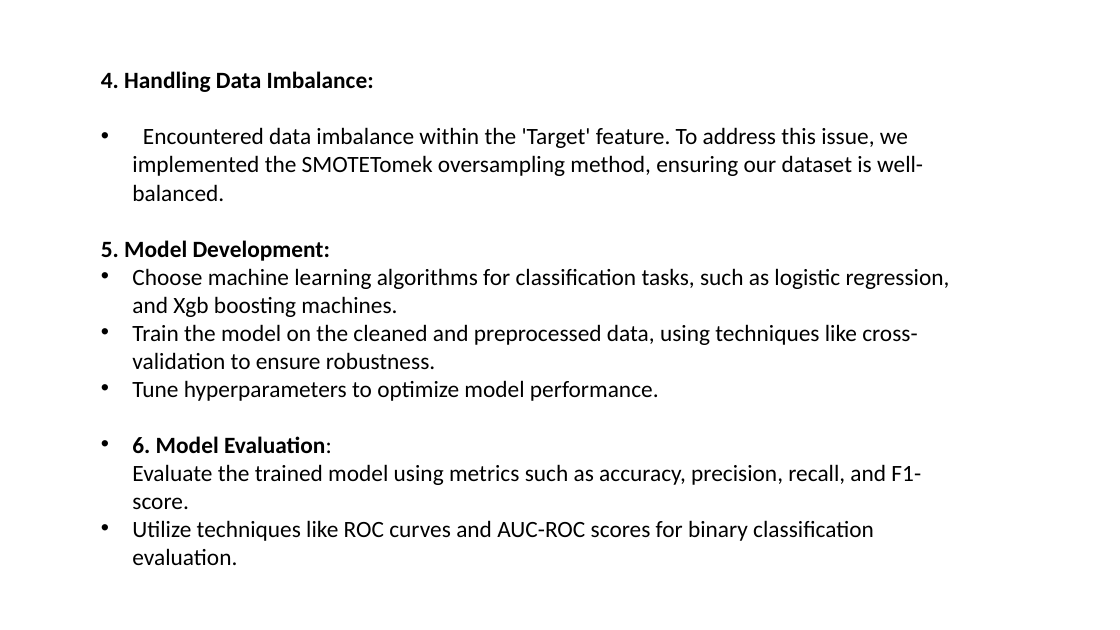
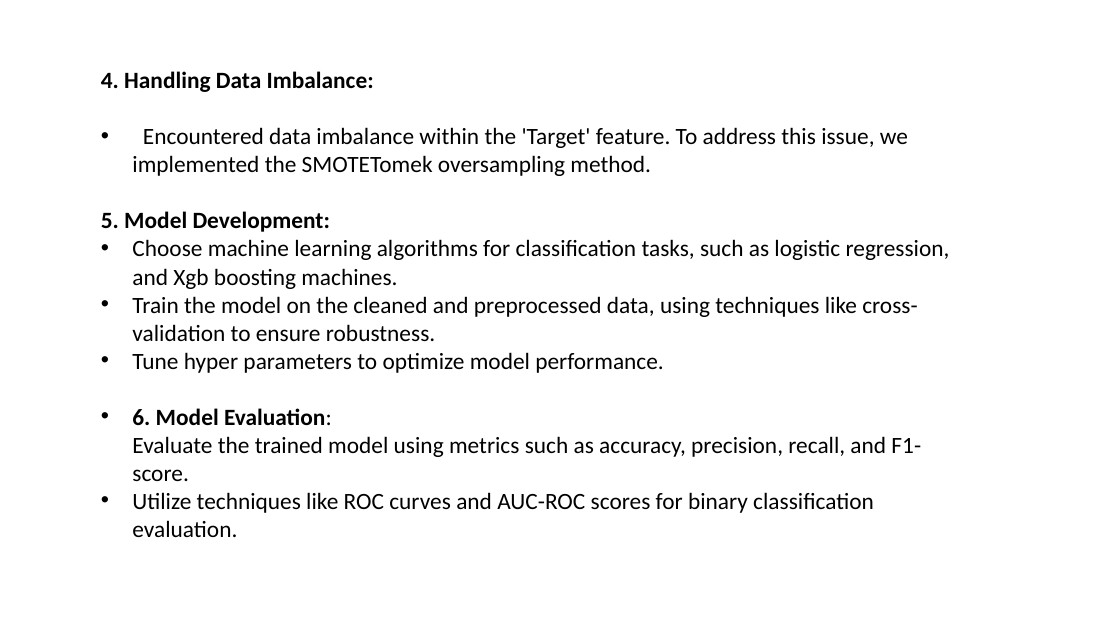
Before and after one commit to Thangam-11/Loan_risk_deduction, a slide deck: slide 5 of Presentation2.pptx. Drawn at 1120x630 pixels with LibreOffice and Linux fonts; fonts in the diff are those of the drawing. Boxes give left, top, right and bottom in pixels: in the first picture for what was removed or moved away, otherwise in the second. Text is boxed around its words. In the diff, an @@ line names an element or a change of style, - is before the commit and + after.

```diff
--- a/Presentation2.pptx
+++ b/Presentation2.pptx
@@ text at (132, 127, 908, 176): text changed @@
-• Encountered data imbalance within the 'Target' feature. To address this issue, we implemented the SMOTETomek oversampling method, ensuring our dataset is well-balanced.
+• Encountered data imbalance within the 'Target' feature. To address this issue, we implemented the SMOTETomek oversampling method.
@@ text at (132, 352, 664, 373): spaces changed @@
-• Tune hyperparameters to optimize model performance.
+• Tune hyper parameters to optimize model performance.
```
Also in this commit, not shown: 1 slide added, 2 slides removed.
